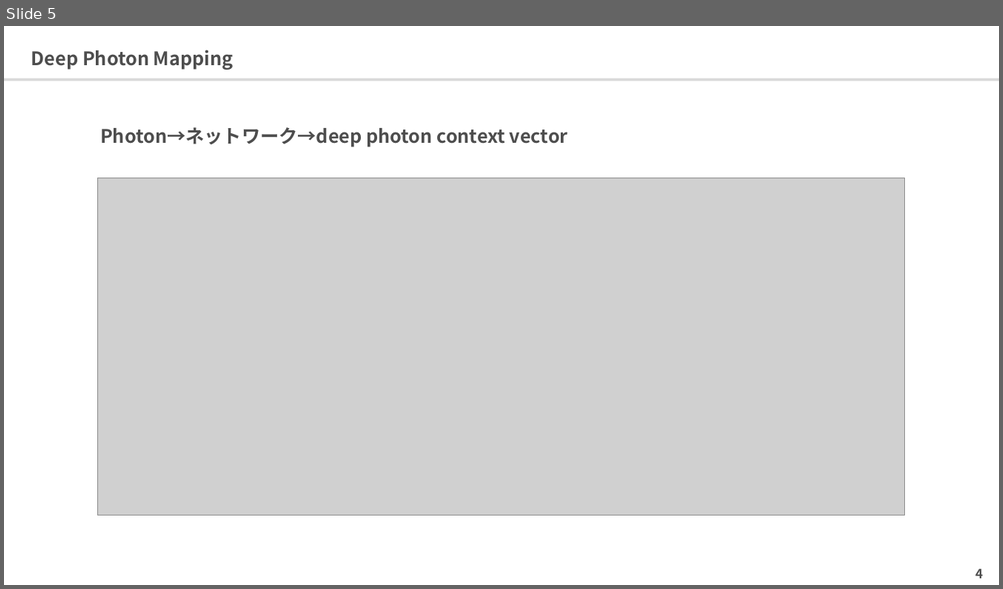
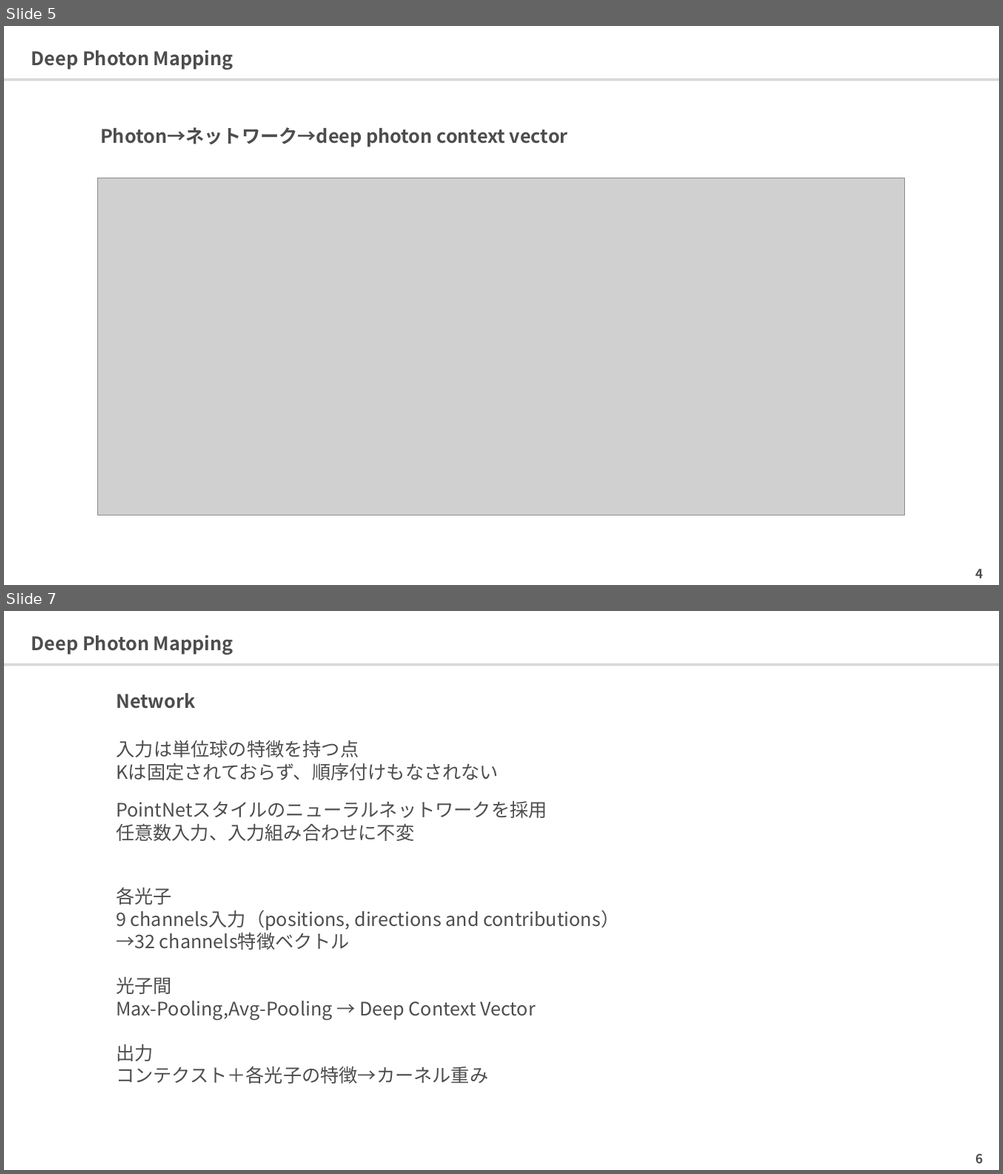
Before and after one commit to 0V/survey-paper-rendering, a slide deck: ppts/photonmapping/Deep Photon Mapping.pptx. Shown one above the other, each under a label of ours: slide 5 before the commit, slides 5 and 7 after it; the slides between them are not shown. The pictures are 1003x589 and 1003x1174 pixels, drawn with LibreOffice and Linux fonts; fonts in the diff are those of the drawing; grey boxes stand for pictures. Boxes give left, top, right and bottom in pixels: in the first picture for what was removed or moved away, otherwise in the second. Text is boxed around its words. In the diff, an @@ line names an element or a change of style, - is before the commit and + after.

```diff
--- a/ppts/photonmapping/Deep Photon Mapping.pptx
+++ b/ppts/photonmapping/Deep Photon Mapping.pptx
@@ slide 7 added at <box>4,611,999,1170</box>, background #FFFFFF; not listed: 1 template element that a slide beside it also shows @@
@@ title added at <box>31,635,233,655</box>, 18 pt, text #4D4D4D, bold @@
+Deep Photon Mapping
@@ text added at <box>116,693,195,709</box>, 18 pt, text #4D4D4D, bold @@
+Network
@@ text added at <box>116,741,498,780</box>, 18 pt, text #4D4D4D @@
+入力は単位球の特徴を持つ点
+Kは固定されておらず、順序付けもなされない
@@ text added at <box>116,801,547,841</box>, 18 pt, text #4D4D4D @@
+PointNetスタイルのニューラルネットワークを採用
+任意数入力、入力組み合わせに不変
@@ text added at <box>116,888,619,1084</box>, 18 pt, text #4D4D4D @@
+各光子
+9 channels入力（positions, directions and contributions）
+→32 channels特徴ベクトル
+光子間
+Max-Pooling,Avg-Pooling → Deep Context Vector
+出力
+コンテクスト＋各光子の特徴→カーネル重み
@@ page number added at <box>975,1154,982,1164</box>, 12.3 pt, text #4D4D4D, bold @@
+6
```
Also in this commit, not shown: 6 slides changed, 3 other slides added, 6 other files.
